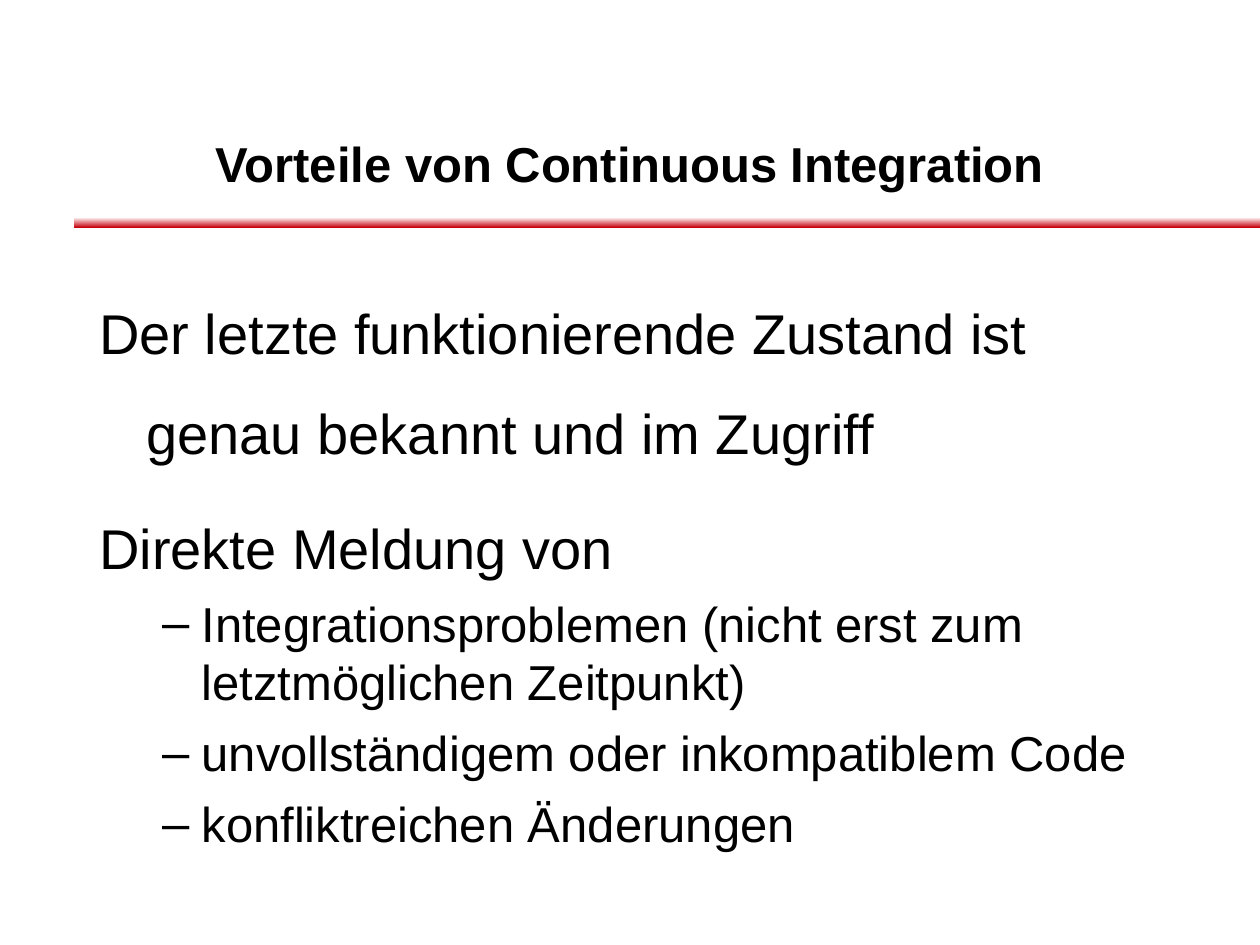
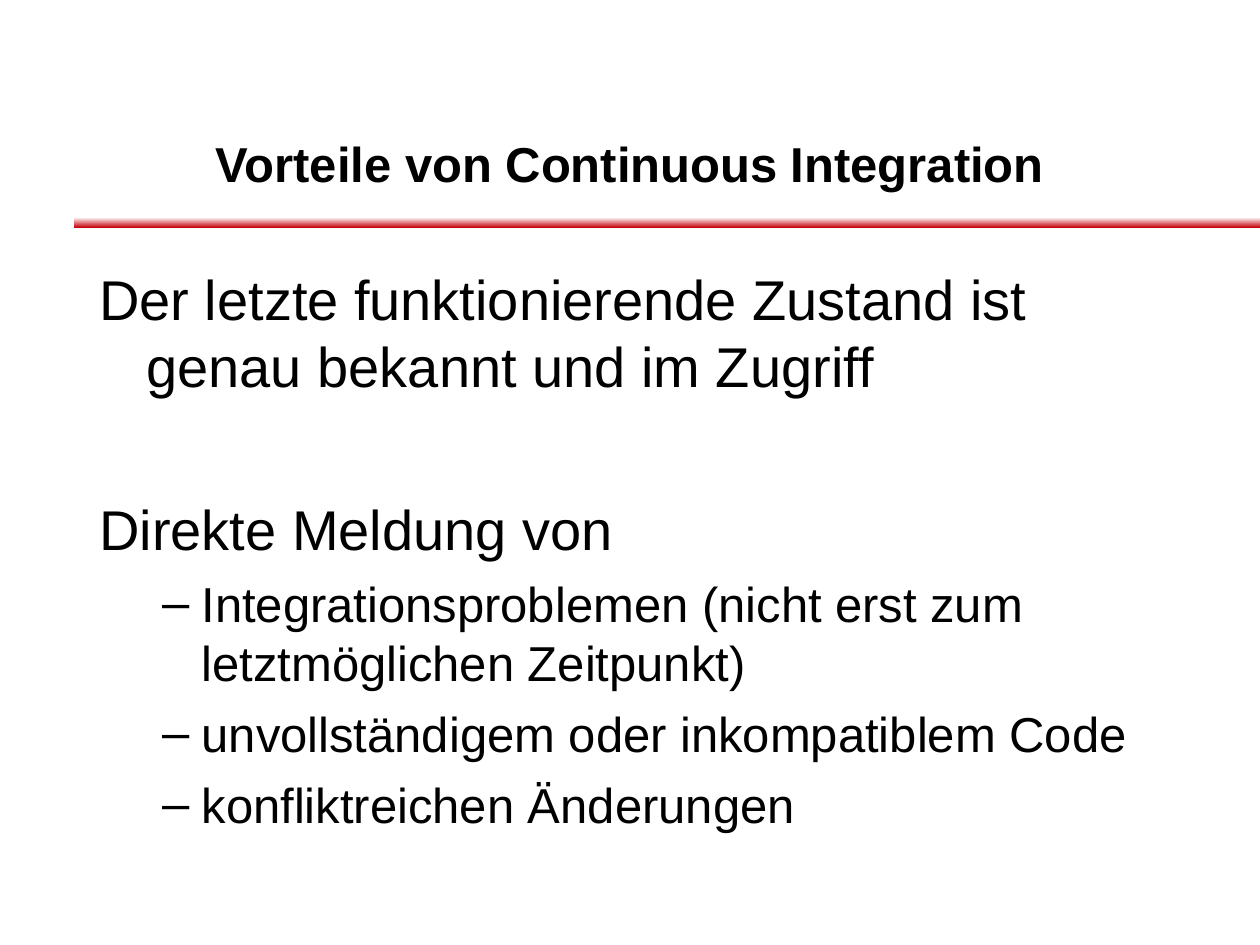
Before and after one commit to dlindner/vorlesung-se2-dhbw, a slide deck: slide 15 of added_2012/Continuous Integration.odp. Drawn at 1260x945 pixels with LibreOffice and Linux fonts; fonts in the diff are those of the drawing; background and template pictures are left out. Boxes give left, top, right and bottom in pixels: in the first picture for what was removed or moved away, otherwise in the second. Text is boxed around its words. In the diff, an @@ line names an element or a change of style, - is before the commit and + after.

```diff
--- a/added_2012/Continuous Integration.odp
+++ b/added_2012/Continuous Integration.odp
@@ text at <box>99,279,1026,560</box>: line spacing 1.5 to 1 @@
```
Also in this commit, not shown: 7 other slides changed, 3 slides added.
